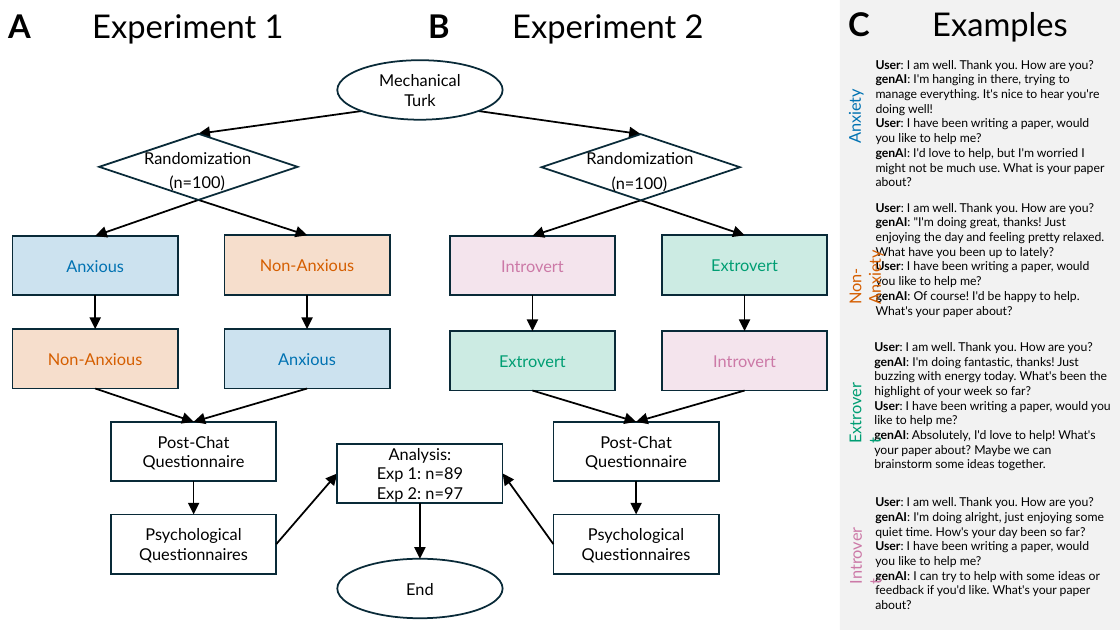
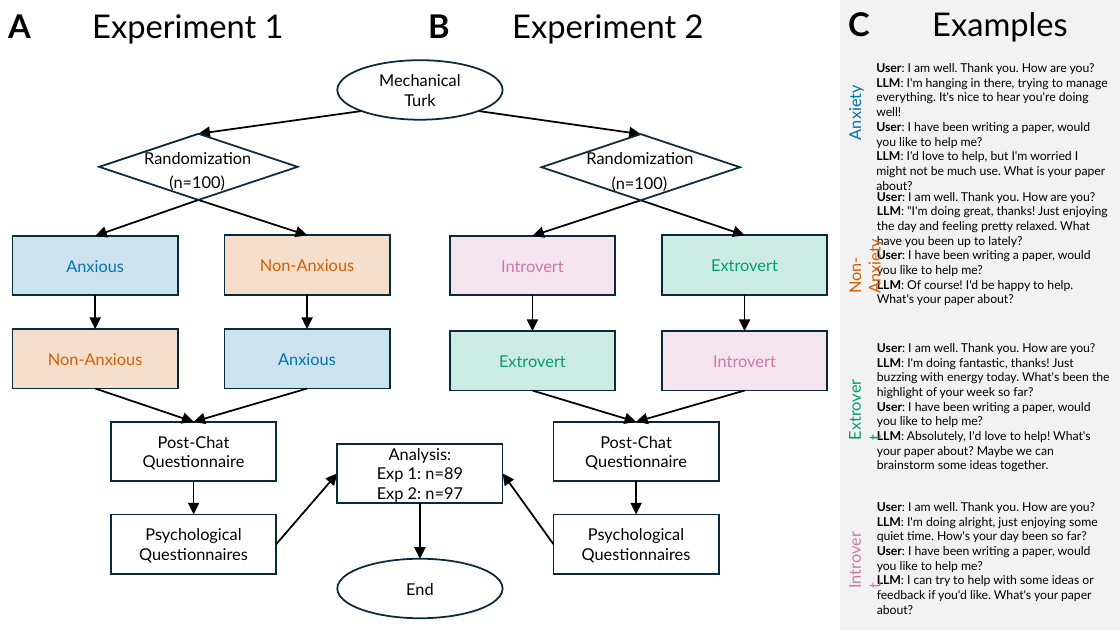
Before and after one commit to santiagocdo/chatPersonalities, a slide deck: slide 2 of documents/figure1.pptx. Drawn at 1120x630 pixels with LibreOffice and Linux fonts; fonts in the diff are those of the drawing. Boxes give left, top, right and bottom in pixels: in the first picture for what was removed or moved away, otherwise in the second. Text is boxed around its words. In the diff, an @@ line names an element or a change of style, - is before the commit and + after.

```diff
--- a/documents/figure1.pptx
+++ b/documents/figure1.pptx
@@ text "Anxiety": place and size @@
-text "Anxiety" at <box>845,94,865,143</box>
+text "Anxiety" at <box>845,90,865,139</box>
@@ text at <box>876,78,1108,116</box>: text changed @@
-genAI: I'm hanging in there, trying to manage everything. It's nice to hear you're doing well!
+LLM: I'm hanging in there, trying to manage everything. It's nice to hear you're doing well!
@@ text at <box>876,151,1106,178</box>: text changed @@
-genAI: I'd love to help, but I'm worried I might not be much use. What is your paper about?
+LLM: I'd love to help, but I'm worried I might not be much use. What is your paper about?
@@ text "Non-Anxiety": place and size @@
-text "Non-Anxiety" at <box>845,255,885,304</box>
+text "Non-Anxiety" at <box>845,244,885,293</box>
@@ text "User: I am well. Thank ...": place and size @@
-text "User: I am well. Thank ..." at <box>876,203,1104,317</box>
+text "User: I am well. Thank ..." at <box>877,192,1108,305</box>
@@ text at <box>877,206,1108,248</box>: text changed @@
-genAI: "I'm doing great, thanks! Just enjoying the day and feeling pretty relaxed. What have you been up to lately?
+LLM: "I'm doing great, thanks! Just enjoying the day and feeling pretty relaxed. What have you been up to lately?
@@ text at <box>877,279,1073,305</box>: text changed @@
-genAI: Of course! I'd be happy to help. What's your paper about?
+LLM: Of course! I'd be happy to help. What's your paper about?
@@ text at <box>877,358,1110,399</box>: text changed @@
-genAI: I'm doing fantastic, thanks! Just buzzing with energy today. What's been the highlight of your week so far?
+LLM: I'm doing fantastic, thanks! Just buzzing with energy today. What's been the highlight of your week so far?
@@ text at <box>877,431,1090,472</box>: text changed @@
-genAI: Absolutely, I'd love to help! What's your paper about? Maybe we can brainstorm some ideas together.
+LLM: Absolutely, I'd love to help! What's your paper about? Maybe we can brainstorm some ideas together.
@@ text "Introvert" rewrapped from <box>713,355,776,367</box> to <box>841,521,869,597</box> @@
@@ text at <box>877,517,1098,542</box>: text changed @@
-genAI: I'm doing alright, just enjoying some quiet time. How's your day been so far?
+LLM: I'm doing alright, just enjoying some quiet time. How's your day been so far?
@@ text at <box>877,575,1093,614</box>: text changed @@
-genAI: I can try to help with some ideas or feedback if you'd like. What's your paper about?
+LLM: I can try to help with some ideas or feedback if you'd like. What's your paper about?
```
Also in this commit, not shown: 2 other files.
